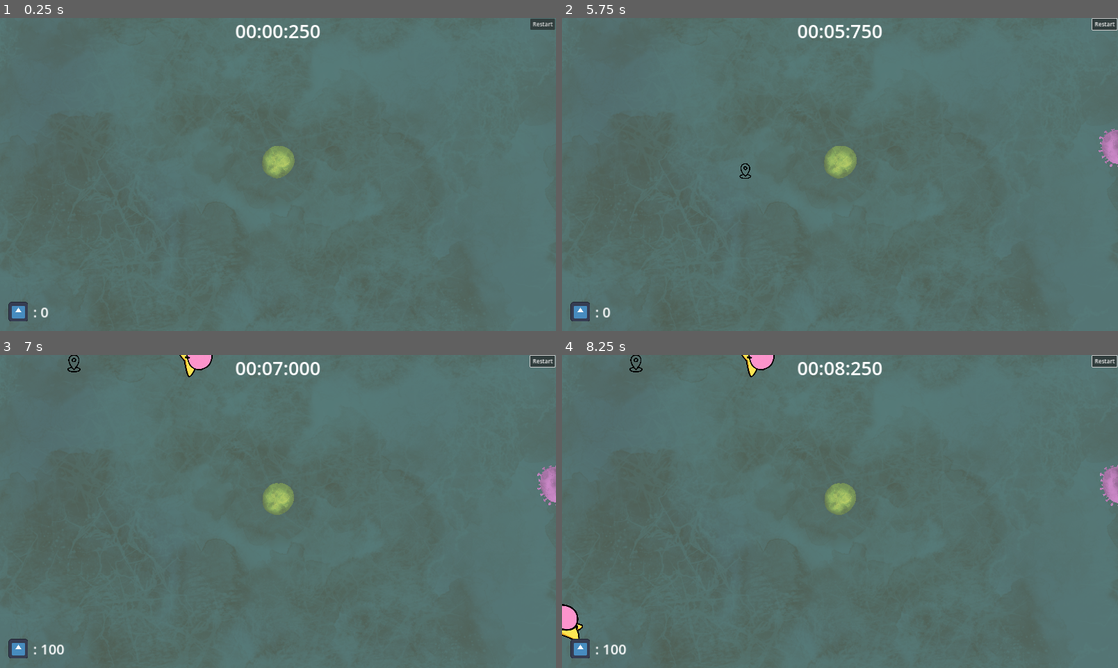
Above: before the commit, frames 1-4 (two rows, left to right).
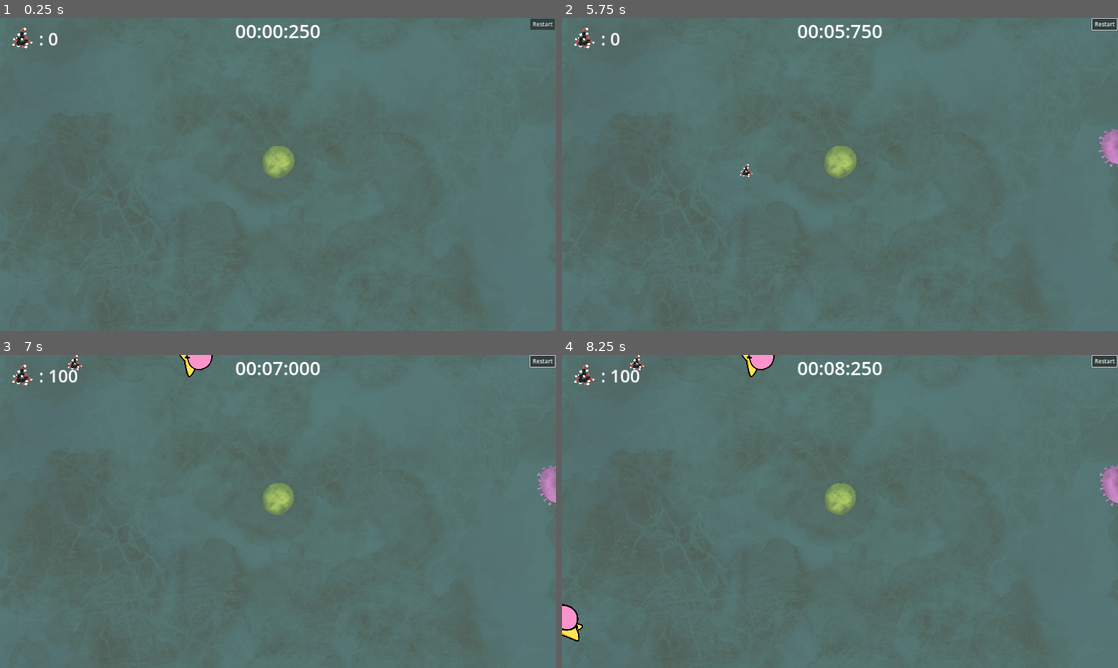
Above: after the commit, the same moments.

Repository: MarianPoirot/Gamejam-cellule
Game: Godot game, scene res://Scenes/main.tscn
Same seed, same stepped clock (60 frames per second), same inputs: the game is played once before the commit and once after it. The engine's default icon, where the game draws it, is replaced by a stand-in: a white triangle on a blue panel in a dark square.
Inputs (mouse positions are in pixels of both pictures, inside the frame that each line leads up to):
- Up to frame 1 (0.25 s): no input
- Up to frame 2 (5.75 s): click "Restart" at 0.5 s; click "Restart" at 1.25 s; click "Restart" at 2 s; move the mouse to (962, 158) at 2.77 s; click (962, 158) at 2.92 s; move the mouse to (728, 190) at 3.52 s; click (728, 190) at 3.67 s; move the mouse to (895, 105) at 4.27 s; click (895, 105) at 4.42 s; move the mouse to (812, 237) at 5.02 s; click (812, 237) at 5.17 s
- Up to frame 3 (7 s): move the mouse to (183, 508) at 5.77 s; click (183, 508) at 5.92 s; move the mouse to (111, 464) at 6.52 s; click (111, 464) at 6.67 s
- Up to frame 4 (8.25 s): move the mouse to (867, 511) at 7.27 s; click (867, 511) at 7.42 s; move the mouse to (756, 433) at 8.02 s; click (756, 433) at 8.17 s

The runs differ from the first frame. In frame 1, 0.4% of the frame differs, in the area x 1-11%, y 3-97%; in frame 2, 0.5%; in frame 3, 0.6%, in the area x 1-15%, y 0-97%; in frame 4, 0.6%.

Commit message:
Update sucre

Diff:
--- a/Scenes/Cellule.tscn
+++ b/Scenes/Cellule.tscn
@@ -212,4 +212,4 @@
 sprite_frames = SubResource("SpriteFrames_be82w")
 animation = &"Cellule"
 autoplay = "Cellule"
-frame_progress = 0.00392067
+frame_progress = 0.221344
--- a/Scenes/Pin.tscn
+++ b/Scenes/Pin.tscn
@@ -1,11 +1,10 @@
 [gd_scene load_steps=4 format=3 uid="uid://x5ljwa6kpnlf"]
 
-[ext_resource type="Texture2D" uid="uid://db373u41a6swg" path="res://Assets/pin.png" id="1_2ikcg"]
 [ext_resource type="Script" path="res://Scripts/Pin.gd" id="2_jejfx"]
+[ext_resource type="Texture2D" uid="uid://dxllry3skqvam" path="res://Assets/Sprites/Sucre/sucre.png" id="2_o3ebu"]
 
-[sub_resource type="CapsuleShape2D" id="CapsuleShape2D_cpcgd"]
-radius = 17.0
-height = 52.0
+[sub_resource type="CircleShape2D" id="CircleShape2D_myj5b"]
+radius = 24.0208
 
 [node name="Pin" type="Node2D"]
 z_index = 1
@@ -13,11 +12,12 @@
 
 [node name="Sprite" type="Sprite2D" parent="."]
 scale = Vector2(1e-05, 1e-05)
-texture = ExtResource("1_2ikcg")
+texture = ExtResource("2_o3ebu")
 
 [node name="StaticBody2D" type="Area2D" parent="."]
 
 [node name="CollisionShape2D" type="CollisionShape2D" parent="StaticBody2D"]
-shape = SubResource("CapsuleShape2D_cpcgd")
+position = Vector2(2, 0)
+shape = SubResource("CircleShape2D_myj5b")
 
 [connection signal="input_event" from="StaticBody2D" to="." method="_on_static_body_2d_input_event"]
--- a/Scenes/UI/InGame.tscn
+++ b/Scenes/UI/InGame.tscn
@@ -1,7 +1,7 @@
 [gd_scene load_steps=3 format=3 uid="uid://dp5ysnurplg1j"]
 
 [ext_resource type="Script" path="res://Scripts/UI/InGame.gd" id="1_7r3xs"]
-[ext_resource type="Texture2D" uid="uid://7ob8ynsr6t4k" path="res://icon.svg" id="2_s25xx"]
+[ext_resource type="Texture2D" uid="uid://dxllry3skqvam" path="res://Assets/Sprites/Sucre/sucre.png" id="2_f6rgk"]
 
 [node name="InGame" type="CanvasLayer"]
 script = ExtResource("1_7r3xs")
@@ -19,22 +19,18 @@
 text = "Temps : 0"
 
 [node name="ResourcesGrid" type="GridContainer" parent="."]
-anchors_preset = 2
-anchor_top = 1.0
-anchor_bottom = 1.0
 offset_left = 25.0
-offset_top = -83.0
-offset_right = 187.0
-offset_bottom = -25.0
-grow_vertical = 0
+offset_top = 25.0
+offset_right = 228.0
+offset_bottom = 97.0
 columns = 2
 
 [node name="TextureRect" type="TextureRect" parent="ResourcesGrid"]
 layout_mode = 2
-texture = ExtResource("2_s25xx")
+texture = ExtResource("2_f6rgk")
 expand_mode = 2
 
 [node name="Resource" type="Label" parent="ResourcesGrid"]
 layout_mode = 2
-theme_override_font_sizes/font_size = 40
+theme_override_font_sizes/font_size = 50
 text = " : 200"
